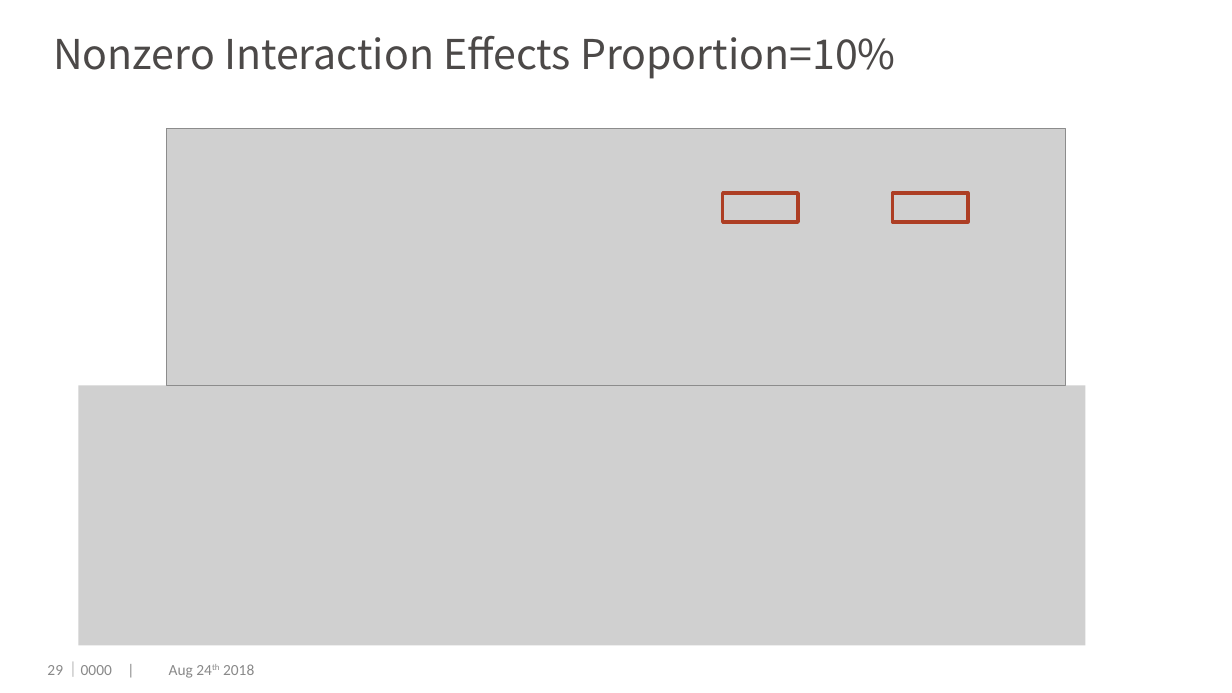
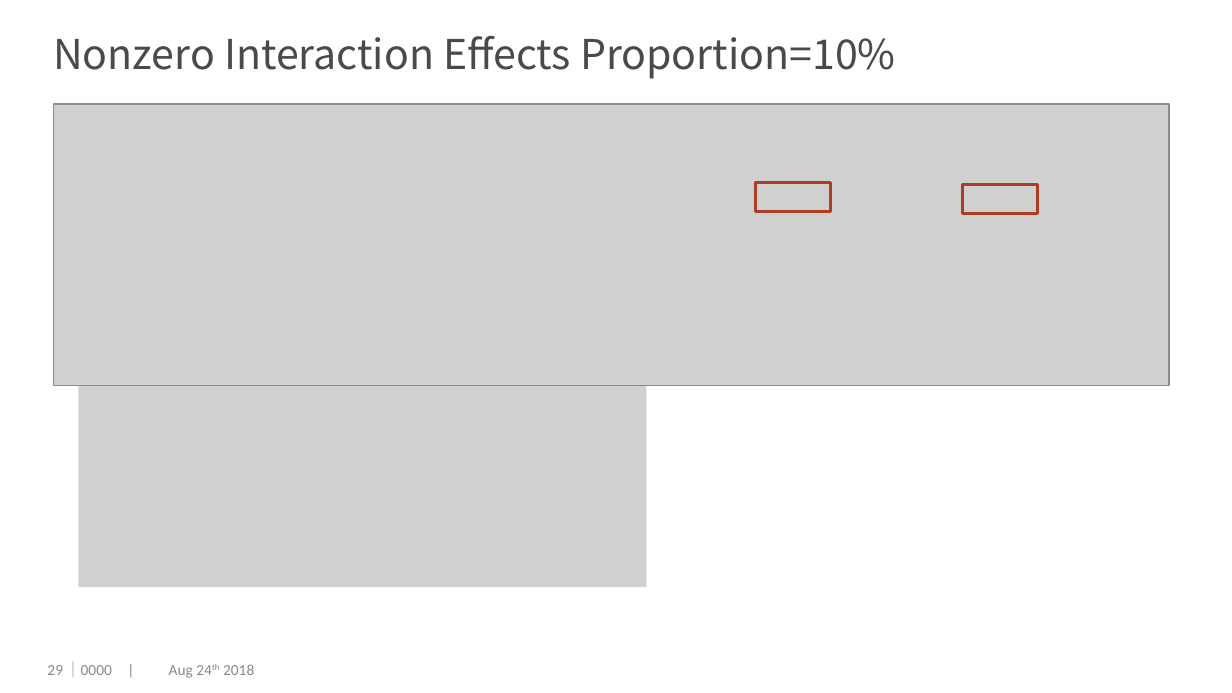
Before and after one commit to dengwx11/GroupLasso, a slide deck: slide 30 of manu & slides/Final.pptx. Drawn at 1232x693 pixels with LibreOffice and Linux fonts; fonts in the diff are those of the drawing; grey boxes stand for pictures; background and template pictures are left out. Boxes give left, top, right and bottom in pixels: in the first picture for what was removed or moved away, otherwise in the second. Text is boxed around its words. In the diff, an @@ line names an element or a change of style, - is before the commit and + after.

```diff
--- a/manu & slides/Final.pptx
+++ b/manu & slides/Final.pptx
@@ picture: place and size @@
-picture at (166,128,1064,384)
+picture at (53,103,1169,384)
@@ rectangle: place and size @@
-rectangle at (723,193,798,223)
+rectangle at (755,182,830,212)
@@ rectangle: place and size @@
-rectangle at (892,193,967,223)
+rectangle at (962,185,1037,214)
@@ picture removed at (79,386,1085,646) @@
@@ picture added at (79,386,647,588) @@
```
Also in this commit, not shown: 9 other slides changed, 2 slides added, 5 slides removed, 17 other files.
